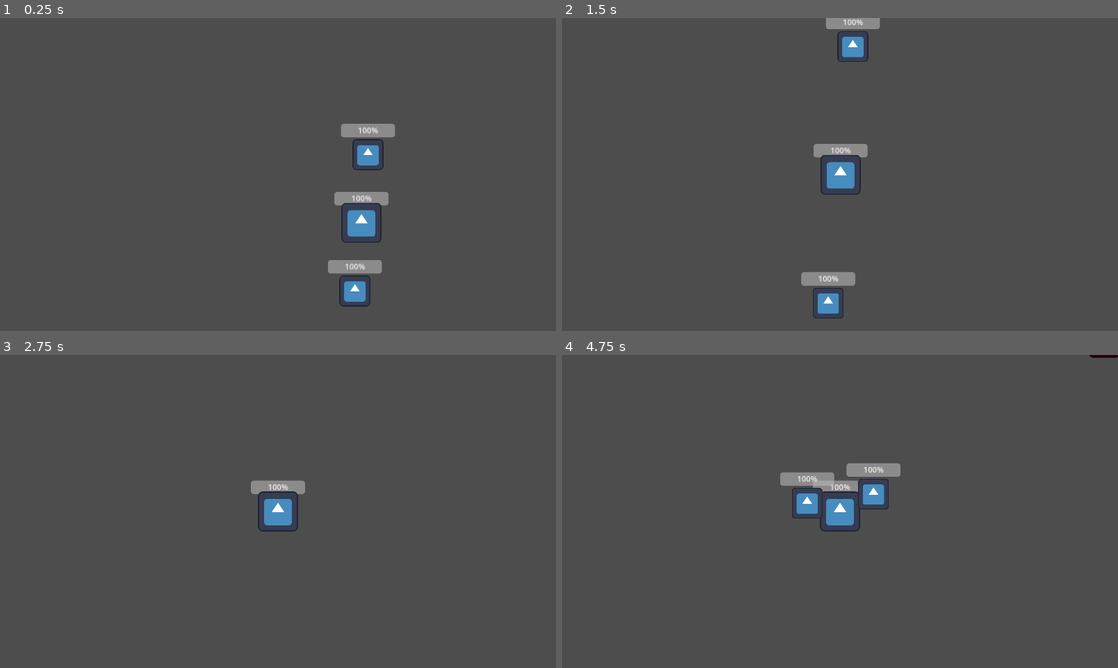
Above: before the commit, frames 1-4 (two rows, left to right).
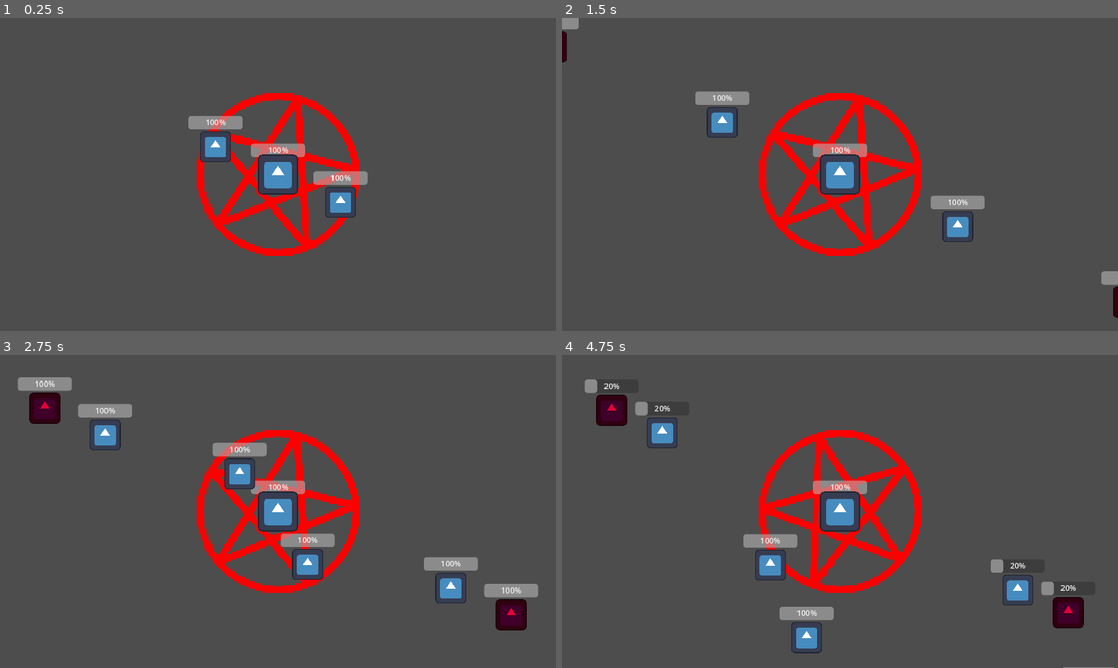
Above: after the commit, the same moments.

Repository: geekazodium/project-skeleton
Game: Godot game, scene res://scenes/game_scene.tscn
Two runs of this game, one before a commit and one after it. Both use one fixed random seed, a clock stepped at 60 frames per second and the inputs below. The engine's default icon, where the game draws it, is replaced by a stand-in: a white triangle on a blue panel in a dark square.
Inputs:
- Up to frame 1 (0.25 s): no input
- Up to frame 2 (1.5 s): no input
- Up to frame 3 (2.75 s): no input
- Up to frame 4 (4.75 s): no input

The runs differ from the first frame. In frame 1, 8.4% of the frame differs, in the area x 33-71%, y 24-93%; in frame 2, 8.2%; in frame 3, 9.1%; in frame 4, 9.4%, in the area x 4-100%, y 0-100%.

Commit message:
Added Pentagram to Indicate Spawn Area

Diff:
--- /dev/null
+++ b/Assets/Sprites/pentagram.svg
@@ -0,0 +1,13 @@
+<?xml version="1.0" encoding="UTF-8" standalone="no"?>
+<!DOCTYPE svg PUBLIC "-//W3C//DTD SVG 1.1//EN" "http://www.w3.org/Graphics/SVG/1.1/DTD/svg11.dtd">
+<svg width="100%" height="100%" viewBox="0 0 512 512" version="1.1" xmlns="http://www.w3.org/2000/svg" xmlns:xlink="http://www.w3.org/1999/xlink" xml:space="preserve" xmlns:serif="http://www.serif.com/" style="fill-rule:evenodd;clip-rule:evenodd;stroke-linecap:round;stroke-linejoin:round;stroke-miterlimit:1.5;">
+    <g transform="matrix(0.876953,0,0,0.876953,31.5,31.5)">
+        <circle cx="256" cy="256" r="256" style="fill:none;stroke:white;stroke-width:23.76px;"/>
+    </g>
+    <g transform="matrix(0.876953,0,0,0.876953,31.5,31.5)">
+        <path d="M256,0L313.476,176.892L499.47,176.892L348.997,286.217L406.473,463.108L256,353.783L105.527,463.108L163.003,286.217L12.53,176.892L198.524,176.892L256,0Z" style="fill:none;stroke:white;stroke-width:23.76px;"/>
+    </g>
+    <g transform="matrix(-1.1039,-1.35188e-16,1.35188e-16,-1.1039,513.208,545.221)">
+        <path d="M233,185L306.231,238.206L278.259,324.294L187.741,324.294L159.769,238.206L233,185Z" style="fill:none;stroke:white;stroke-width:18.87px;"/>
+    </g>
+</svg>
--- a/project.godot
+++ b/project.godot
@@ -55,5 +55,6 @@
 
 [rendering]
 
+textures/canvas_textures/default_texture_filter=0
 renderer/rendering_method="gl_compatibility"
 renderer/rendering_method.mobile="gl_compatibility"
--- a/scenes/game_scene.tscn
+++ b/scenes/game_scene.tscn
@@ -1,11 +1,18 @@
-[gd_scene load_steps=8 format=3 uid="uid://vq5kr86416s4"]
+[gd_scene load_steps=11 format=3 uid="uid://vq5kr86416s4"]
 
 [ext_resource type="PackedScene" uid="uid://krh4wqhn34oi" path="res://scenes/entities/minion.tscn" id="1_4bfgp"]
 [ext_resource type="PackedScene" uid="uid://nydo5vwxibai" path="res://scenes/entities/player.tscn" id="1_tcglg"]
 [ext_resource type="Script" path="res://scripts/entities/spawners/enemy_spawner.gd" id="2_qdphv"]
 [ext_resource type="PackedScene" uid="uid://dubqfll6wt3er" path="res://scenes/entities/enemy.tscn" id="3_3rgyx"]
 [ext_resource type="Script" path="res://scripts/entities/spawners/spawner_rotation.gd" id="4_ko6km"]
+[ext_resource type="Texture2D" uid="uid://dbhlxyr0jai8p" path="res://assets/sprites/pentagram.svg" id="5_5fu4y"]
 [ext_resource type="Script" path="res://scripts/camera/follow_camera_2d.gd" id="5_wc26p"]
+
+[sub_resource type="CanvasItemMaterial" id="CanvasItemMaterial_k0imj"]
+blend_mode = 4
+
+[sub_resource type="ViewportTexture" id="ViewportTexture_3khim"]
+viewport_path = NodePath("Player/PentagramSprite/SubViewport")
 
 [sub_resource type="NavigationPolygon" id="NavigationPolygon_fcdfl"]
 vertices = PackedVector2Array(83024.7, 46622, -61150.1, 46028, -62336.8, -28296, 80990.3, -28720)
@@ -16,31 +23,49 @@
 [node name="GameScene" type="Node2D"]
 
 [node name="Player" parent="." instance=ExtResource("1_tcglg")]
-position = Vector2(470, 272)
+
+[node name="PentagramSprite" type="Sprite2D" parent="Player"]
+z_index = -1
+material = SubResource("CanvasItemMaterial_k0imj")
+scale = Vector2(4, 4)
+texture = SubResource("ViewportTexture_3khim")
+
+[node name="SubViewport" type="SubViewport" parent="Player/PentagramSprite"]
+transparent_bg = true
+size = Vector2i(96, 96)
+
+[node name="Sprite2D" type="Sprite2D" parent="Player/PentagramSprite/SubViewport"]
+modulate = Color(1, 0, 0, 1)
+z_index = -1
+position = Vector2(48, 48)
+scale = Vector2(0.18, 0.18)
+texture = ExtResource("5_5fu4y")
+script = ExtResource("4_ko6km")
+rotate_speed = 1.0
 
 [node name="SpawnerRotation2" type="Node2D" parent="Player"]
 script = ExtResource("4_ko6km")
-rotate_speed = 100.0
+rotate_speed = 25.0
 
 [node name="MinionSpawner" type="Node2D" parent="Player/SpawnerRotation2" node_paths=PackedStringArray("spawn_to")]
 position = Vector2(120, 0)
 script = ExtResource("2_qdphv")
-spawn_interval_min = 2.8
-spawn_interval_max = 3.6
+spawn_interval_min = 2.5
+spawn_interval_max = 2.5
 spawn_scene = ExtResource("1_4bfgp")
 spawn_to = NodePath("../../..")
 
 [node name="MinionSpawner2" type="Node2D" parent="Player/SpawnerRotation2" node_paths=PackedStringArray("spawn_to")]
 position = Vector2(-120, 0)
 script = ExtResource("2_qdphv")
-spawn_interval_min = 2.8
-spawn_interval_max = 3.6
+spawn_interval_min = 2.5
+spawn_interval_max = 2.5
 spawn_scene = ExtResource("1_4bfgp")
 spawn_to = NodePath("../../..")
 
 [node name="SpawnerRotation" type="Node2D" parent="Player"]
 script = ExtResource("4_ko6km")
-rotate_speed = 100.0
+rotate_speed = 25.0
 
 [node name="EnemySpawner" type="Node2D" parent="Player/SpawnerRotation" node_paths=PackedStringArray("spawn_to")]
 position = Vector2(800, 0)
--- a/scripts/entities/user_controlled_movement.gd
+++ b/scripts/entities/user_controlled_movement.gd
@@ -18,4 +18,4 @@
 		Input.get_axis(move_left_action,move_right_action),
 		Input.get_axis(move_up_action,move_down_action));
 
-	self.entity_body.move_in_direction(direction);
+	self.entity_body.move_in_direction(direction.normalized());
Not shown, added: Assets/Sprites/pentagram.svg.import
